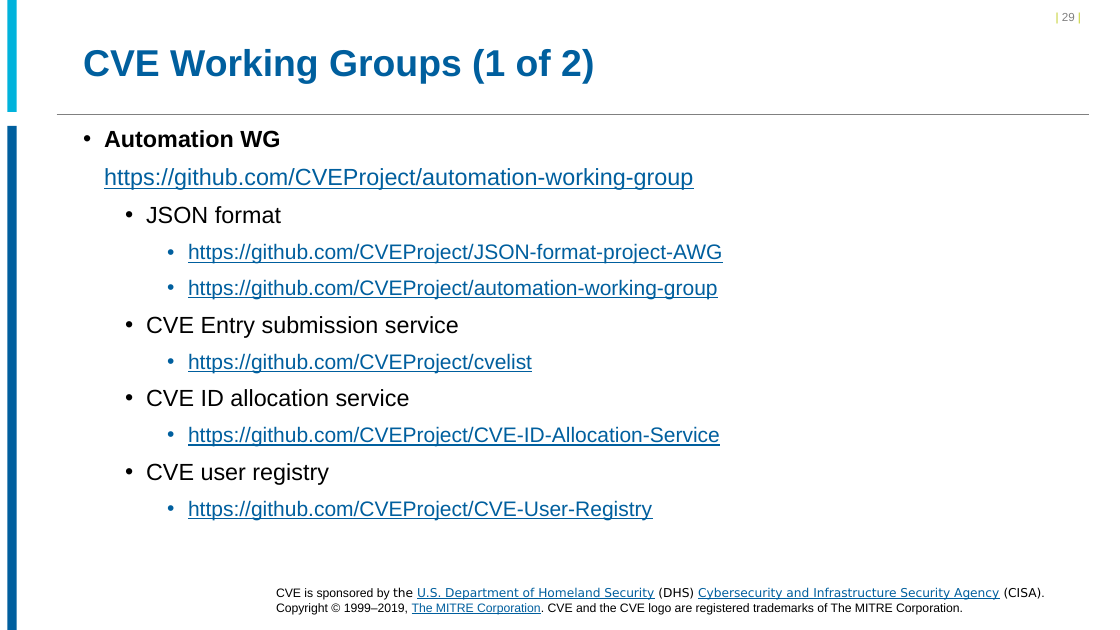
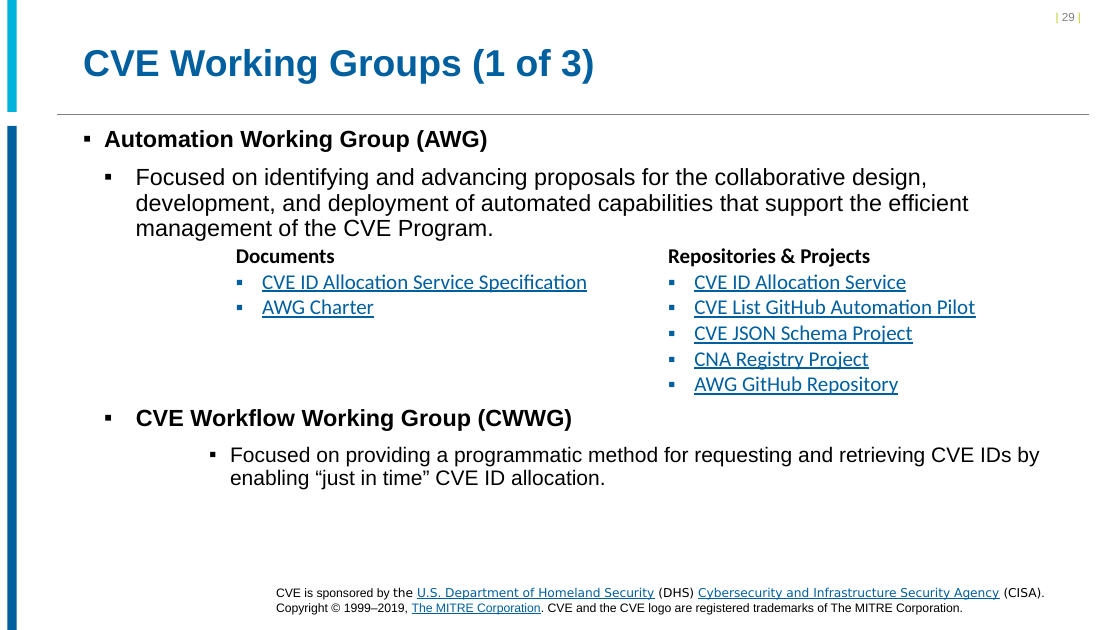
Before and after one commit to CVEProject/cveproject.github.io, a slide deck: slide 29 of docs/cna/Becoming_a_CNA.pptx. Drawn at 1120x630 pixels with LibreOffice and Linux fonts; fonts in the diff are those of the drawing; background and template pictures are left out. Boxes give left, top, right and bottom in pixels: in the first picture for what was removed or moved away, otherwise in the second. Text is boxed around its words. In the diff, an @@ line names an element or a change of style, - is before the commit and + after.

```diff
--- a/docs/cna/Becoming_a_CNA.pptx
+++ b/docs/cna/Becoming_a_CNA.pptx
@@ title at box(83, 49, 594, 84): text changed @@
-CVE Working Groups (1 of 2)
+CVE Working Groups (1 of 3)
@@ text at box(104, 130, 1039, 489): text changed; size 18 to 20 pt; text colour #005F9E to #000000 @@
-• Automation WG
-  https://github.com/CVEProject/automation-working-group
-  • JSON format
-    • https://github.com/CVEProject/JSON-format-project-AWG
-    • https://github.com/CVEProject/automation-working-group
-  • CVE Entry submission service
-    • https://github.com/CVEProject/cvelist
-  • CVE ID allocation service
-    • https://github.com/CVEProject/CVE-ID-Allocation-Service
-  • CVE user registry
-    • https://github.com/CVEProject/CVE-User-Registry
+▪ Automation Working Group (AWG)
+  ▪ Focused on identifying and advancing proposals for the collaborative design, development, and deployment of automated capabilities that support the efficient management of the CVE Program.
+  ▪ CVE Workflow Working Group (CWWG)
+      ▪ Focused on providing a programmatic method for requesting and retrieving CVE IDs by enabling “just in time” CVE ID allocation.
@@ table added at box(236, 216, 1100, 412), 2 rows, 2 columns @@
+ | 
+Documents / CVE ID Allocation Service Specification / AWG Charter | Repositories & Projects / CVE ID Allocation Service / CVE List GitHub Automation Pilot / CVE JSON Schema Project / CNA Registry Project / AWG GitHub Repository
```
Also in this commit, not shown: 24 other slides changed, 1 slide added, 12 slides removed.
